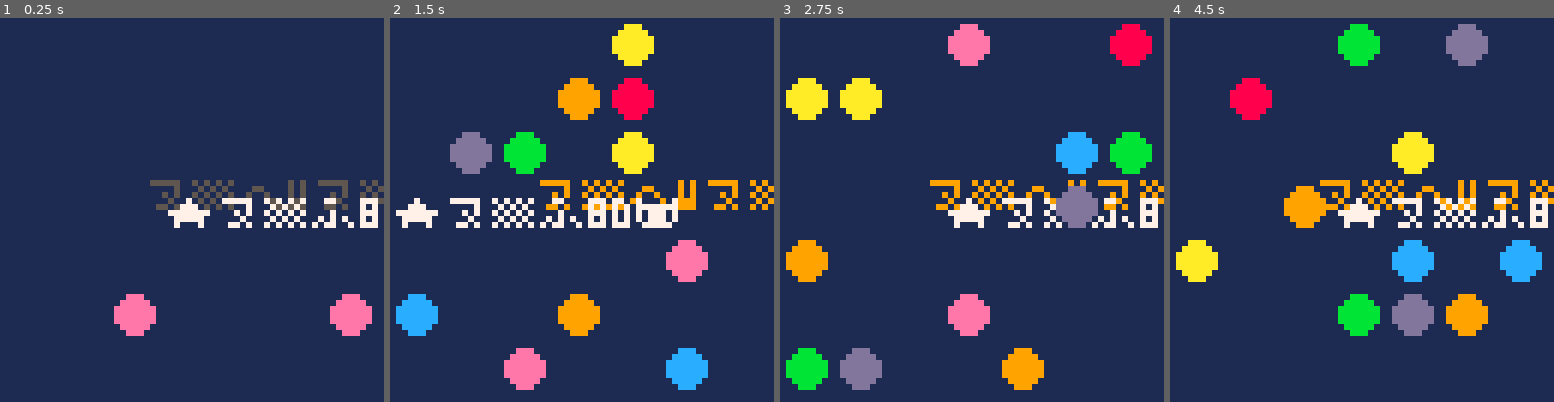
Above: before the commit, frames 1-4 (left to right).
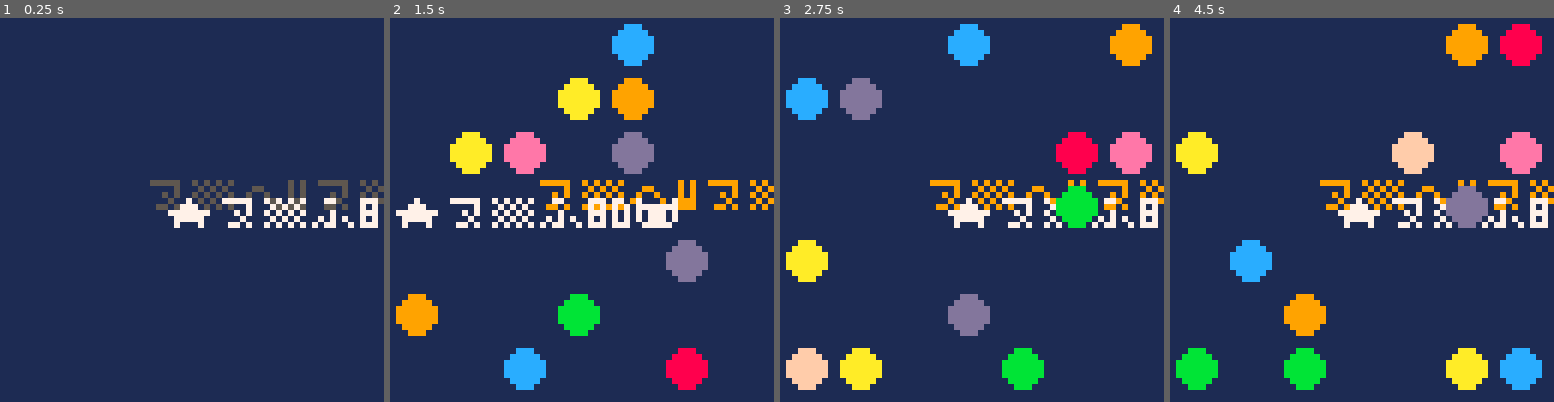
Above: after the commit, the same moments.

Repository: pancelor/bubble-cat
Game: PICO-8 cartridge min.p8
Same seed, same stepped clock (60 frames per second), same inputs: the game is played once before the commit and once after it.
Inputs:
- Up to frame 1 (0.25 s): no input
- Up to frame 2 (1.5 s): tap O (Z key) at 0.33, 0.7, 1.43 s; tap X (X key) at 1.07 s
- Up to frame 3 (2.75 s): hold Left 1.97-2.37 s; tap X (X key) at 2.07, 2.4, 2.73 s; tap O (Z key) at 2.22 s; hold Down from 2.42 s (still down)
- Up to frame 4 (4.5 s): release Down at 2.82 s; hold Right 2.87-3.53 s; tap X (X key) every 0.33 s from 3.07 to 4.4 s; tap O (Z key) at 3.1, 3.98 s; hold Up 3.58-4.08 s; hold Right from 4.13 s (still down)

The runs differ from the first frame. In frame 1, 1.8% of the frame differs, in the area x 29-97%, y 71-83%; in frame 2, 9.9%; in frame 3, 11%; in frame 4, 19%, in the area x 1-97%, y 1-97%.

Commit message:
save another 2 from getting rid of poke; 595

Diff:
--- a/min.lua
+++ b/min.lua
@@ -1,15 +1,15 @@
 poke(13-😐,3)fl={}sc=0sz=0rf=circfill::g::A,fc={}px=3py=3for j=0,12do
 add(A,rnd(49)\1)end
-while t()<64do
+while t()<60do
 b=btnp()q=b>16and"⁷fb2"d=sgn(sz-sc)ox=px?"⁶1⁶c"
 if(sz~=sc)sc+=d d+=6
-rf(32,32,64-t(),1)oy=py?"⁶w⁶t"..sc,24,27,4+d
+rf(32,32,60-t(),1)oy=py?"⁶w⁶t"..sc,24,27,4+d
 if(b>0)fn=b*.5938&.75
 if(not fc)fc,fn=fn
 if(fc)px+=cos(fc)py+=sin(fc)
 ty=abs(px-3)>3or abs(py-3)>3?"★⁵8d🐱",px*9+1,py*9+3,7
 for i=#A,1,-1do
-w=A[i]d=q and"-5"v=w\7*9u=w%7*9rf(u+4,v+4,3,i/2|8)
+w=A[i]d=q and"-5"v=w\7*9u=w%7*9rf(u+4,v+4,3,i|8)
 if(py==v\9and u\9==px)ty=del(A,w)d="+1"?"⁷d"
 if(#A<1)d="+10"q="⁷cg"
 if(d)add(fl,{d,u,v,d*11})sz+=d
Not shown, changed: notes.txt
